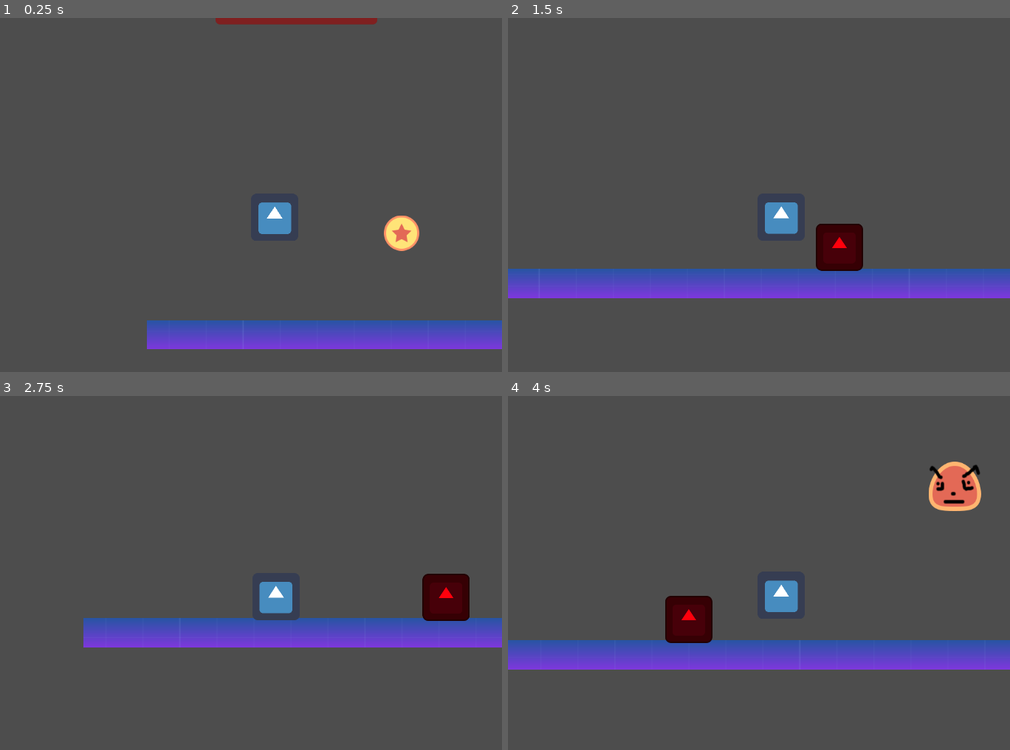
Above: before the commit, frames 1-4 (two rows, left to right).
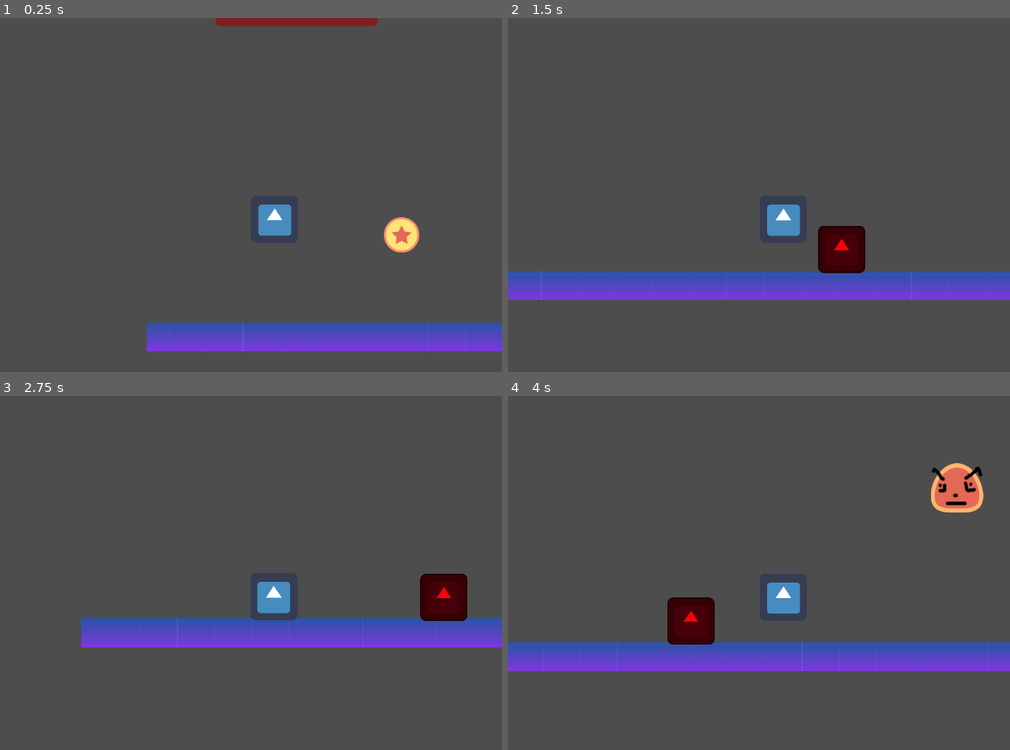
Above: after the commit, the same moments.

Repository: edurs2602/epogames2023
Game: Godot game, scene res://scenes/enviroment/main.tscn
The game is run twice, just before and just after one commit, with the same random seed, the same clock (stepped at 60 frames per second) and the same inputs. The engine's default icon, where the game draws it, is replaced by a stand-in: a white triangle on a blue panel in a dark square.
Inputs:
- Up to frame 1 (0.25 s): no input
- Up to frame 2 (1.5 s): tap Enter (ui_accept) at 0.5, 0.77 s; hold Right (ui_right) from 0.53 s (still down); tap Shift (shift) at 0.6, 1.35 s
- Up to frame 3 (2.75 s): tap Enter (ui_accept) at 1.52 s; release Right (ui_right) at 2.03 s; hold Left (ui_left) from 2.03 s (still down); tap Shift (shift) at 2.1 s
- Up to frame 4 (4 s): release Left (ui_left) at 2.78 s; hold Right (ui_right) from 2.78 s (still down); tap Shift (shift) at 2.85, 3.6 s; tap Enter (ui_accept) at 3.02, 3.77 s

The runs differ from the first frame. In frame 1, 1.4% of the frame differs, in the area x 29-100%, y 1-95%; in frame 2, 1.5%; in frame 3, 0.3%; in frame 4, 2.1%, in the area x 0-100%, y 18-78%.

Commit message:
iniciando o knockback

Diff:
--- a/scenes/enviroment/main.tscn
+++ b/scenes/enviroment/main.tscn
@@ -6,15 +6,14 @@
 [ext_resource type="PackedScene" uid="uid://c0oj2xowl5ru6" path="res://scenes/enemy/enemy.tscn" id="4_kmoea"]
 [ext_resource type="PackedScene" path="res://scenes/coin.tscn" id="5_8vmbr"]
 [ext_resource type="PackedScene" uid="uid://cictcb1ljgss2" path="res://scenes/fly_enemy.tscn" id="6_f5jpi"]
-[ext_resource type="PackedScene" path="res://scenes/door.tscn" id="7_xl8iy"]
-[ext_resource type="PackedScene" uid="uid://dp85e7yhmed05" path="res://scenes/object_break.tscn" id="8_m04rj"]
-[ext_resource type="PackedScene" path="res://scenes/torch.tscn" id="9_r2ahb"]
-[ext_resource type="PackedScene" path="res://scenes/spikes.tscn" id="10_gvef5"]
 
 [sub_resource type="TileSet" id="TileSet_5kb6j"]
 
 [sub_resource type="RectangleShape2D" id="RectangleShape2D_6qi1j"]
 size = Vector2(686, 20)
+
+[sub_resource type="RectangleShape2D" id="RectangleShape2D_gxgtl"]
+size = Vector2(8.67884, 7.74146)
 
 [node name="main_node" type="Node2D"]
 
@@ -59,14 +58,34 @@
 [node name="fly_enemy" parent="." instance=ExtResource("6_f5jpi")]
 position = Vector2(769, 250)
 
-[node name="door" parent="." instance=ExtResource("7_xl8iy")]
-position = Vector2(1377, 406)
+[node name="StaticBody2D2" type="StaticBody2D" parent="."]
+position = Vector2(1068, 371)
+scale = Vector2(4.52194, 0.0498956)
+collision_layer = 4
+collision_mask = 0
 
-[node name="Object_Break" parent="." instance=ExtResource("8_m04rj")]
-position = Vector2(1793, 426)
+[node name="CollisionShape2D" type="CollisionShape2D" parent="StaticBody2D2"]
+position = Vector2(23.4413, 1322.76)
+scale = Vector2(1.17171, -106.145)
+shape = SubResource("RectangleShape2D_gxgtl")
 
-[node name="torch" parent="." instance=ExtResource("9_r2ahb")]
-position = Vector2(1291, 436)
+[node name="Sprite2D" type="Sprite2D" parent="StaticBody2D2"]
+position = Vector2(23.3739, 1335.8)
+scale = Vector2(0.00545847, 0.803539)
+texture = ExtResource("3_7d3tq")
 
-[node name="spikes" parent="." instance=ExtResource("10_gvef5")]
-position = Vector2(1988, 420)
+[node name="StaticBody2D3" type="StaticBody2D" parent="."]
+position = Vector2(1957, 371)
+scale = Vector2(4.52194, 0.0498956)
+collision_layer = 4
+collision_mask = 0
+
+[node name="CollisionShape2D" type="CollisionShape2D" parent="StaticBody2D3"]
+position = Vector2(23.4413, 1322.76)
+scale = Vector2(1.17171, -106.145)
+shape = SubResource("RectangleShape2D_gxgtl")
+
+[node name="Sprite2D" type="Sprite2D" parent="StaticBody2D3"]
+position = Vector2(23.3739, 1335.8)
+scale = Vector2(0.00545847, 0.803539)
+texture = ExtResource("3_7d3tq")
--- a/scenes/fly_enemy.tscn
+++ b/scenes/fly_enemy.tscn
@@ -17,6 +17,7 @@
 script = ExtResource("1_7cikq")
 
 [node name="Enemy_colision" type="CollisionShape2D" parent="."]
+visible = false
 position = Vector2(-1, 0)
 scale = Vector2(1, 0.88)
 shape = SubResource("CircleShape2D_qx8ha")
--- a/scenes/player.tscn
+++ b/scenes/player.tscn
@@ -55,8 +55,17 @@
 [node name="Camera2D" type="Camera2D" parent="."]
 limit_smoothed = true
 position_smoothing_enabled = true
-position_smoothing_speed = 100.0
+position_smoothing_speed = 50.0
 
+[node name="ray_right" type="RayCast2D" parent="."]
+position = Vector2(64, 31)
+target_position = Vector2(4, 0)
+
+[node name="ray_left" type="RayCast2D" parent="."]
+position = Vector2(0, 31)
+target_position = Vector2(-4, 0)
+
+[connection signal="area_entered" from="hitbox" to="." method="_on_hitbox_area_entered"]
 [connection signal="body_entered" from="hitbox" to="." method="_on_hitbox_body_entered"]
 [connection signal="body_exited" from="hitbox" to="." method="_on_hitbox_body_exited"]
 [connection signal="body_entered" from="attack_hitbox" to="." method="_on_attack_hitbox_body_entered"]
--- a/src/Actors/scripts/enemy/enemy.gd
+++ b/src/Actors/scripts/enemy/enemy.gd
@@ -1,6 +1,7 @@
 extends CharacterBody2D
 
 @export var SPEED = 100
+
 var HEALTH = 30
 
 var player = null
@@ -41,6 +42,7 @@
 		body.take_damage(10)
 		$attack_cooldown.start()
 
+
 func _on_attack_cooldown_timeout():
 	enemy_can_attack = true
 
--- a/src/Actors/scripts/player/Player.gd
+++ b/src/Actors/scripts/player/Player.gd
@@ -11,6 +11,10 @@
 
 var enemy_on_hitbox = null
 var is_player_alive = true
+var position_between_player_enemy = null
+
+# Knockback variables
+var knockback_vector = Vector2.ZERO
 
 # Get the gravity from the project settings to be synced with RigidBody nodes.
 var gravity = ProjectSettings.get_setting("physics/2d/default_gravity")
@@ -18,13 +22,7 @@
 func player():
 	pass
 
-
-func change_dir(dir):
-	pass
-
-
 func _physics_process(delta):
-	# Add the gravity.
 	if not is_on_floor():
 		velocity.y += gravity * delta
 
@@ -33,13 +31,14 @@
 		velocity.y = JUMP_VELOCITY
 
 
-	# Get the input direction and handle the movement/deceleration.
-	# As good practice, you should replace UI actions with custom gameplay actions.
 	var direction = Input.get_axis("ui_left", "ui_right")
 	if direction:
 		velocity.x = direction * SPEED
 	else:
 		velocity.x = move_toward(velocity.x, 0, SPEED)
+
+	if knockback_vector != Vector2.ZERO:
+		velocity = knockback_vector
 
 	move_and_slide()
 
@@ -60,8 +59,8 @@
 		position2D.flip_h = false
 
 
+func take_damage(damage_count):
 
-func take_damage(damage_count):
 	LIFE -= damage_count
 	print(LIFE)
 	var health_bar = get_node("/root/main_node/healthBar")
Not shown: 1 places in scenes/enviroment/main.tscn that only renumber resources
